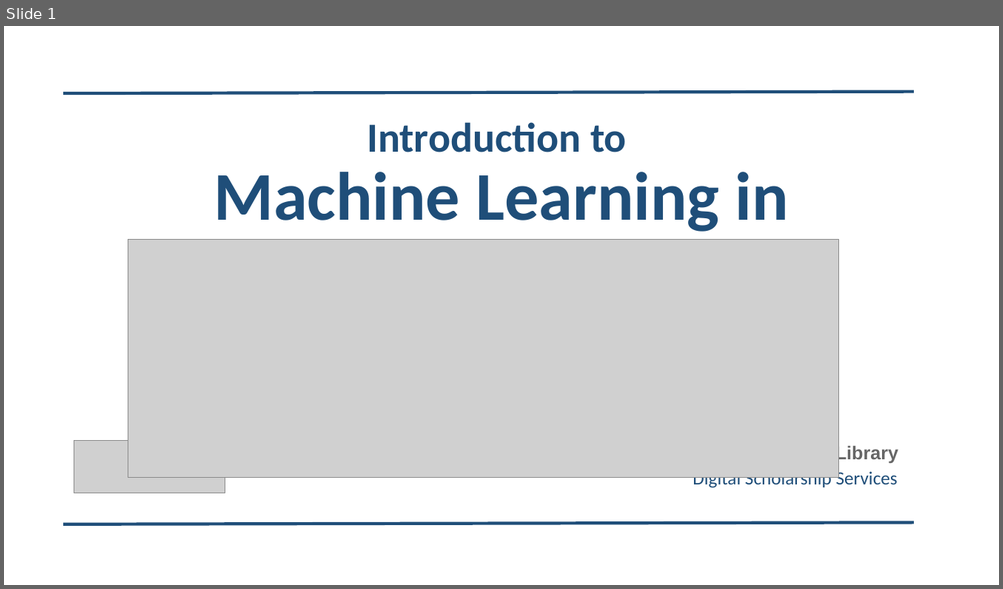
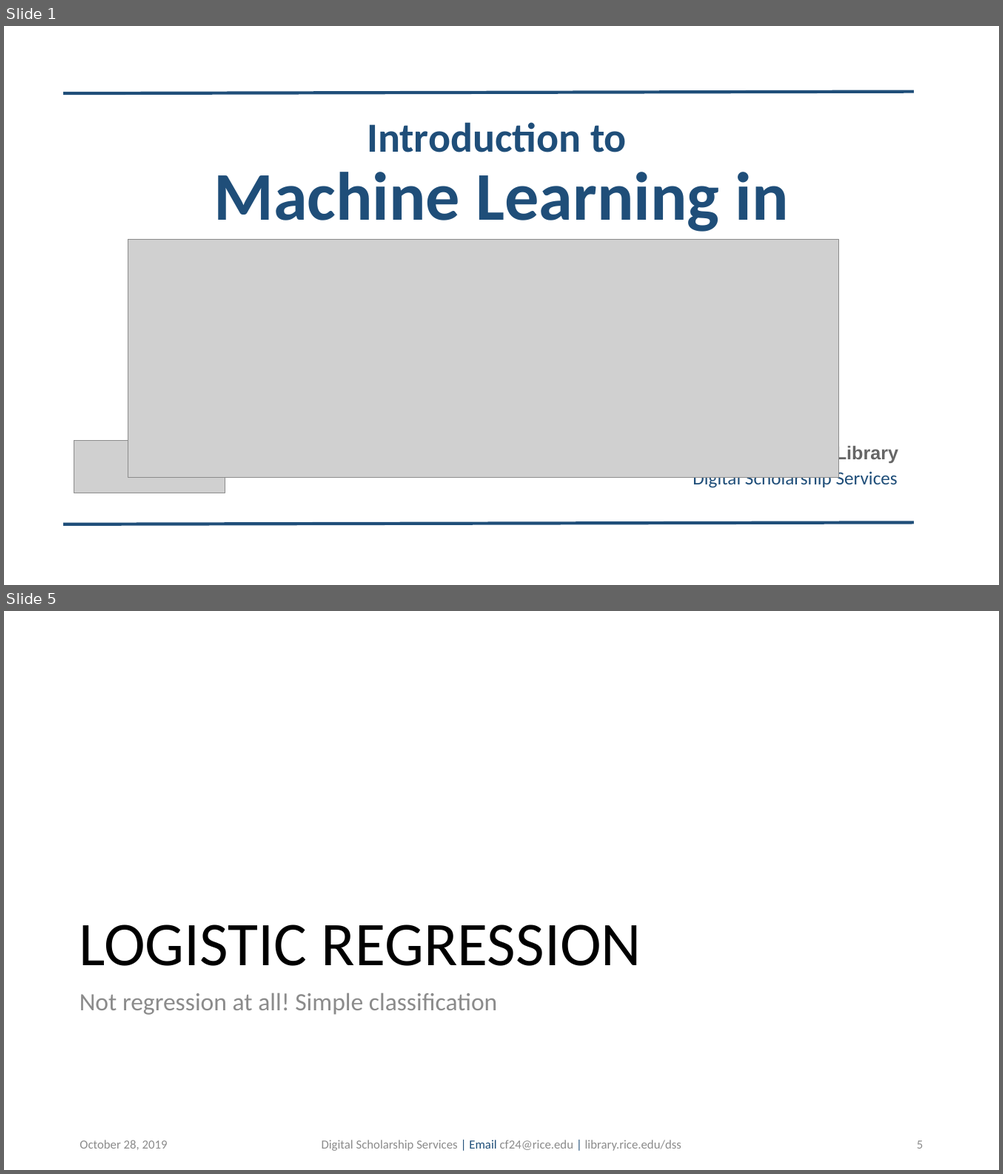
Before and after one commit to bakitybacon/rice-data-and-donuts, a slide deck: tf/Introduction to TensorFlow.pptx. Shown one above the other, each under a label of ours: slide 1 before the commit, slides 1 and 5 after it; the slides between them are not shown. The pictures are 1003x589 and 1003x1174 pixels, drawn with LibreOffice and Linux fonts; fonts in the diff are those of the drawing; grey boxes stand for pictures; background and template pictures are left out. Boxes give left, top, right and bottom in pixels: in the first picture for what was removed or moved away, otherwise in the second. Text is boxed around its words. In the diff, an @@ line names an element or a change of style, - is before the commit and + after.

```diff
--- a/tf/Introduction to TensorFlow.pptx
+++ b/tf/Introduction to TensorFlow.pptx
@@ slide 5 added at box(4, 611, 999, 1170), background #FFFFFF @@
@@ title added at box(79, 925, 641, 966), 60 pt, text #000000 @@
+LOGISTIC REGRESSION
@@ text added at box(79, 993, 498, 1015), 24 pt, text #8C8C8C @@
+Not regression at all! Simple classification
@@ text added at box(79, 1140, 168, 1150), 12 pt, text #8C8C8C @@
+October 28, 2019
@@ text added at box(321, 1140, 681, 1151), 12 pt, text #8C8C8C @@
+Digital Scholarship Services | Email cf24@rice.edu | library.rice.edu/dss
@@ page number added at box(916, 1141, 922, 1149), 12 pt, text #8C8C8C @@
+5
```
Also in this commit, not shown: 1 slide changed, 10 other slides added.
